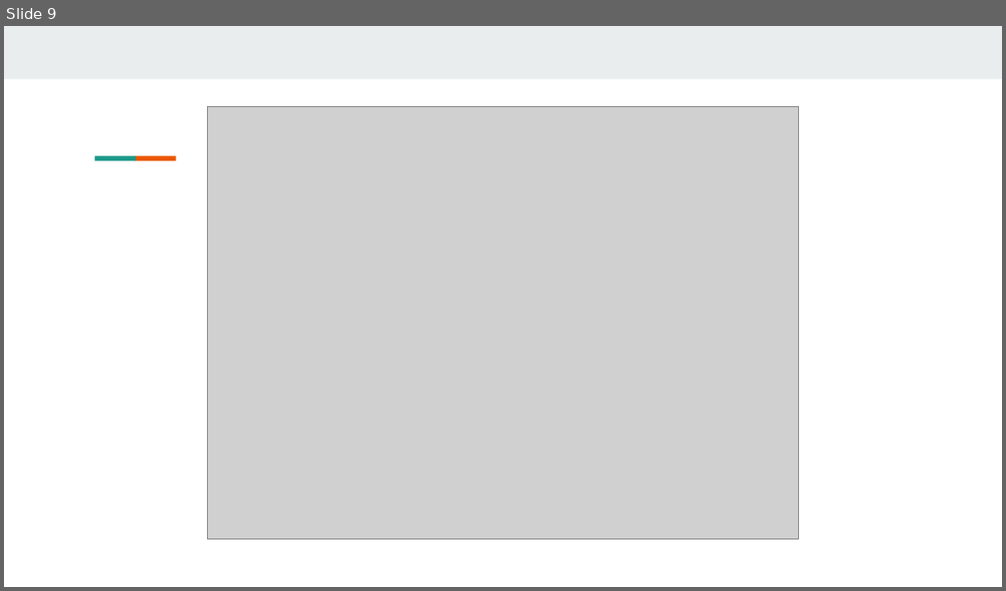
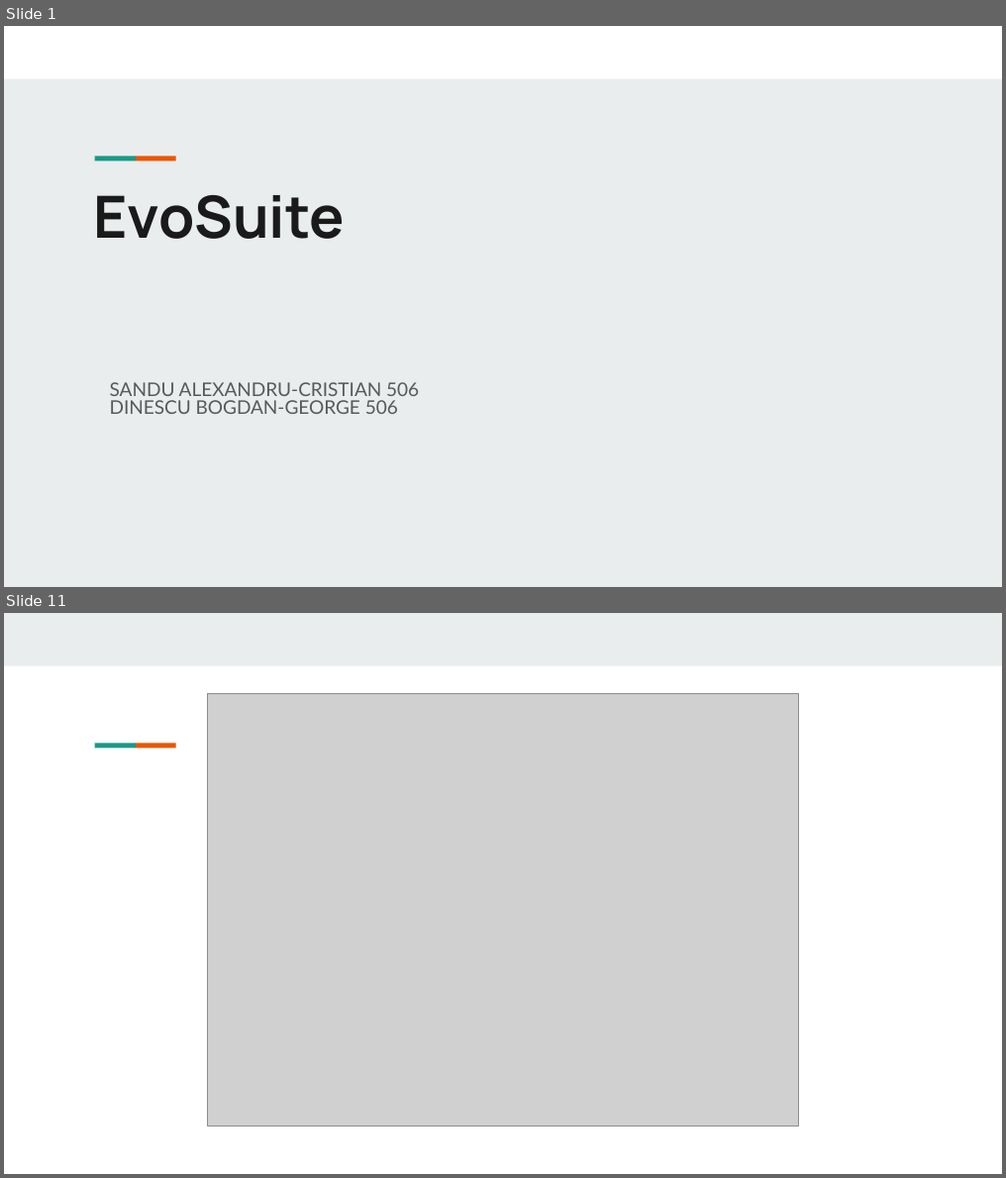
Before and after one commit to Alecsandu/EvoSuite_Demo, a slide deck: prezentare/EvoSuite.odp. Shown one above the other, each under a label of ours: slide 9 before the commit, slides 1 and 11 after it; the slides between them are not shown. The pictures are 1006x591 and 1006x1178 pixels, drawn with LibreOffice and Linux fonts; fonts in the diff are those of the drawing; grey boxes stand for pictures. Boxes give left, top, right and bottom in pixels: in the first picture for what was removed or moved away, otherwise in the second. Text is boxed around its words. In the diff, an @@ line names an element or a change of style, - is before the commit and + after.

```diff
--- a/prezentare/EvoSuite.odp
+++ b/prezentare/EvoSuite.odp
@@ slide 1 added at (4, 26, 1002, 587), background #E9EDEE; not listed: 2 template elements that a slide beside it also shows @@
@@ rectangle added at (4, 26, 1002, 78), fill #FFFFFF @@
@@ title added at (93, 195, 344, 239), 42 pt, text #1A1A1A, bold @@
+EvoSuite
@@ subtitle added at (110, 382, 419, 414), 13.6 pt, text #595959 @@
+SANDU ALEXANDRU-CRISTIAN 506
+DINESCU BOGDAN-GEORGE 506
@@ what was slide 9 is now slide 11 @@
```
Also in this commit, not shown: 3 slides changed, 8 other slides added, 6 slides removed.
